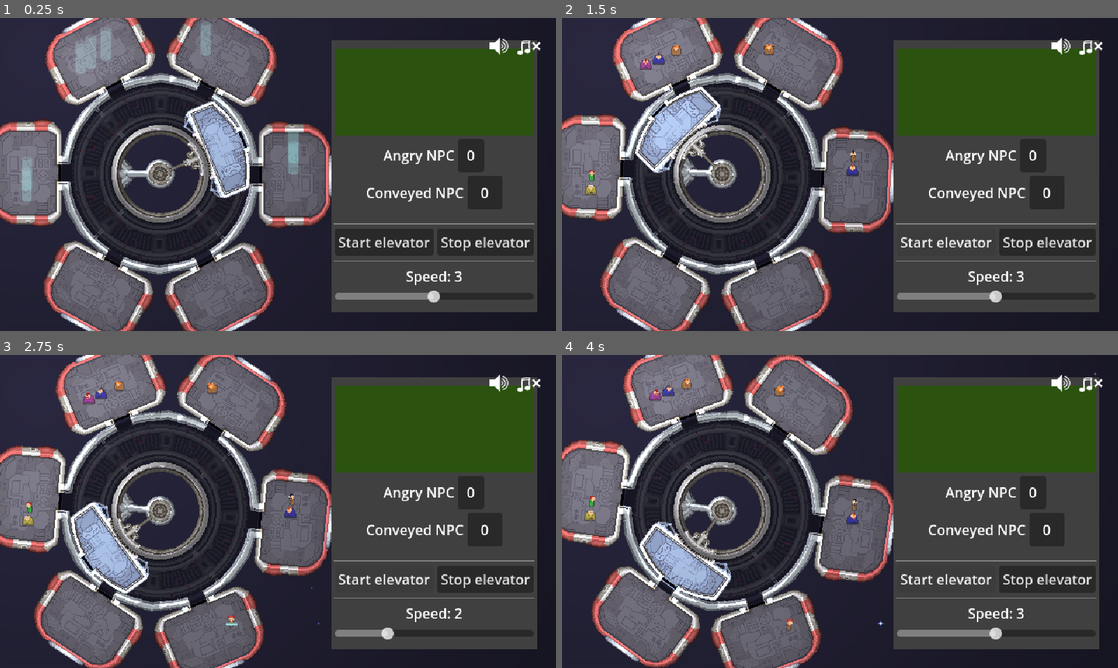
Above: before the commit, frames 1-4 (two rows, left to right).
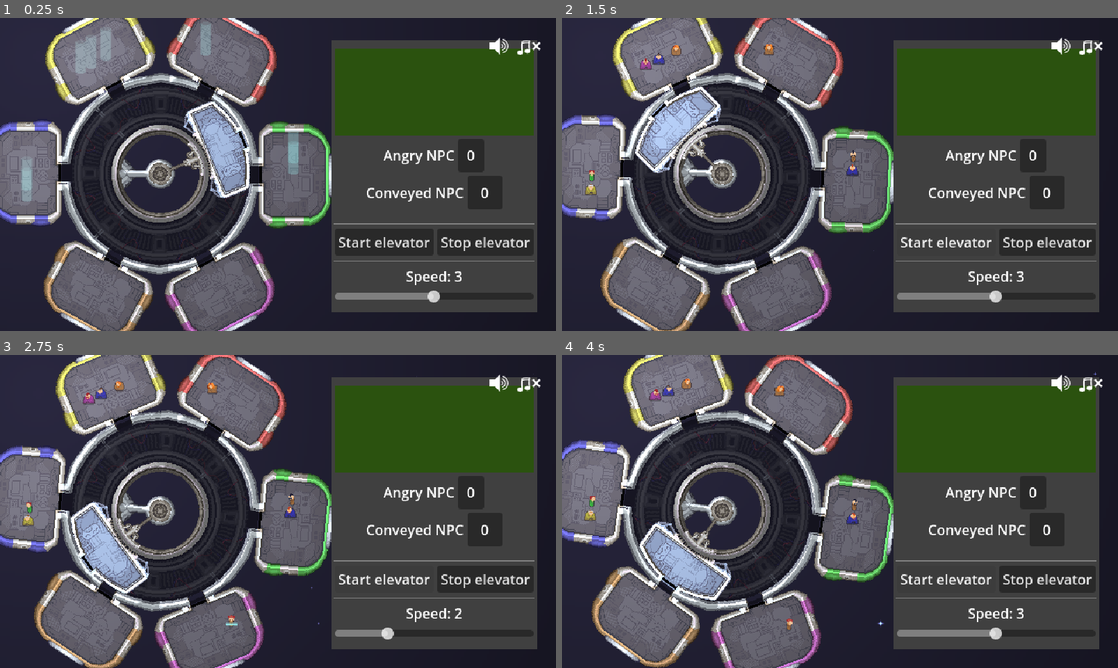
Above: after the commit, the same moments.

Repository: tehelka-gamedev/gmtk-2025
Game: Godot game, scene res://main.tscn
Same seed, same stepped clock (60 frames per second), same inputs: the game is played once before the commit and once after it. The engine's default icon, where the game draws it, is replaced by a stand-in: a white triangle on a blue panel in a dark square. Sound files missing from this copy of the repository are replaced by a short silence.
Inputs:
- Up to frame 1 (0.25 s): no input
- Up to frame 2 (1.5 s): click "Start elevator" at 0.5 s; click "Start elevator" at 1.25 s
- Up to frame 3 (2.75 s): tap Enter (open_door) at 2 s; hold Up (ui_up) from 2.03 s (still down); hold Left (decrease_elevator_speed) from 2.03 s (still down)
- Up to frame 4 (4 s): release Up (ui_up) at 2.78 s; release Left (decrease_elevator_speed) at 2.78 s; hold Down (ui_down) 2.78-3.53 s; tap Space (elevator_toggle_movement) at 2.85 s; hold Up (ui_up) from 3.53 s (still down); hold Right (increase_elevator_speed) from 3.53 s (still down)

The runs differ from the first frame. In frame 1, 2.3% of the frame differs, in the area x 0-60%, y 0-100%; in frame 2, 2.3%; in frame 3, 2.3%; in frame 4, 2.3%.
Error before the commit: Invalid assignment of property or key 'modulate' with value of type 'Color' on a base object of type 'Nil'. (res://objects/room.gd:10)

Commit message:
Add decals to rooms

Diff:
--- a/godot/main.tscn
+++ b/godot/main.tscn
@@ -91,7 +91,7 @@
 
 [node name="Room3" parent="World/SpaceStation/Rooms" instance=ExtResource("4_272bh")]
 rotation = 2.6529
-color = 1
+color = 2
 
 [node name="Room4" parent="World/SpaceStation/Rooms" instance=ExtResource("4_272bh")]
 rotation = 3.63028
@@ -99,7 +99,7 @@
 
 [node name="Room5" parent="World/SpaceStation/Rooms" instance=ExtResource("4_272bh")]
 rotation = 4.71239
-color = 2
+color = 1
 
 [node name="Room6" parent="World/SpaceStation/Rooms" instance=ExtResource("4_272bh")]
 rotation = 5.79449
--- a/godot/objects/room.gd
+++ b/godot/objects/room.gd
@@ -6,6 +6,8 @@
 @export_category("Gameplay variables")
 @export var color: Enum.NPCColors = Enum.NPCColors.RED :
     set(value):
+        if not is_node_ready():
+            await ready
         color = value
         _decal.modulate = Enum.color_enum_to_rgb(color)
 
